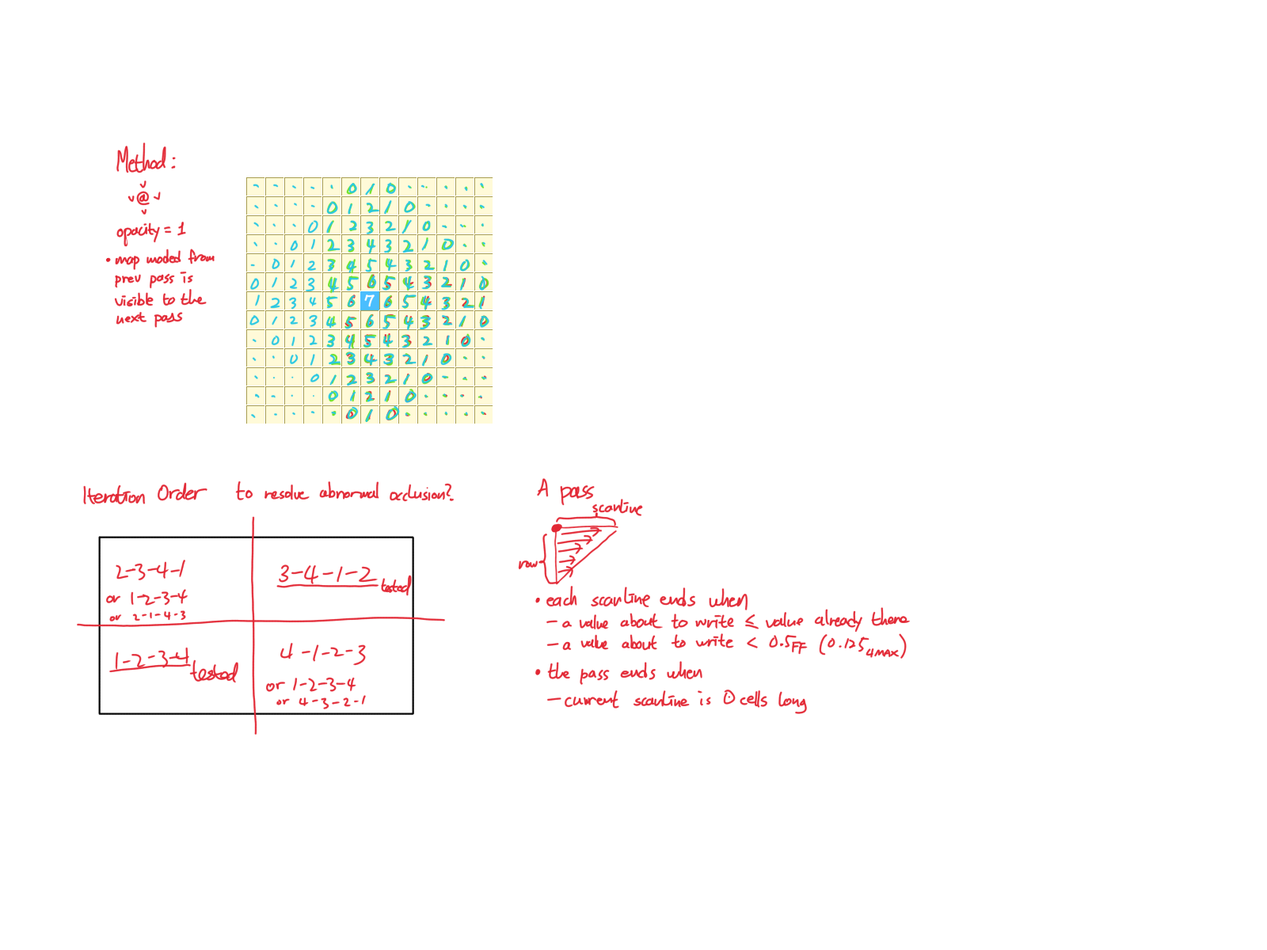
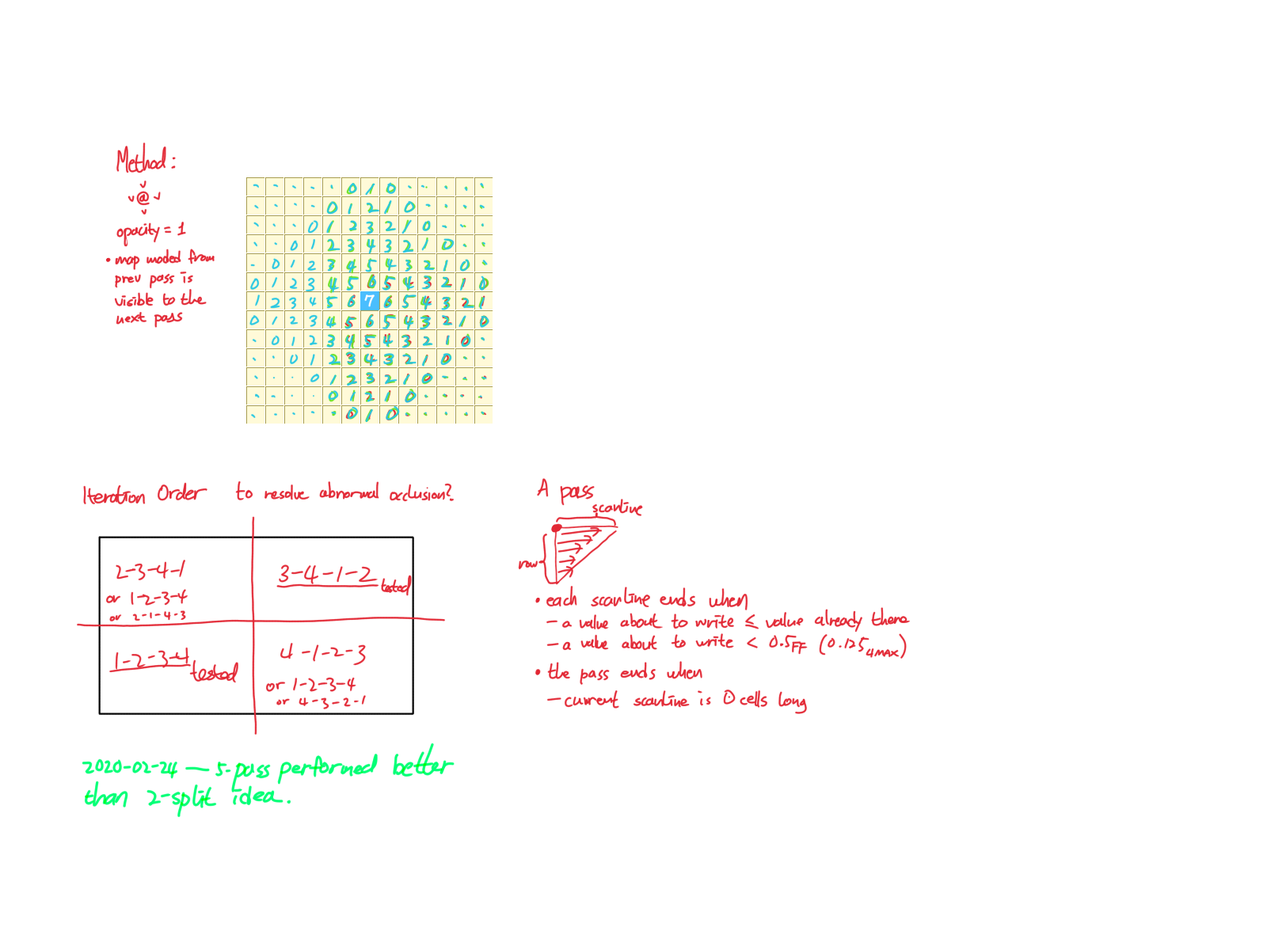
Layer changes from the first w=1267, h=950 image to the second:
painted on "Layer 13" over <box>81,742,455,818</box>
painted on "Layer 12" over <box>98,742,434,761</box>
painted on "Layer 6" over <box>81,742,455,818</box>
